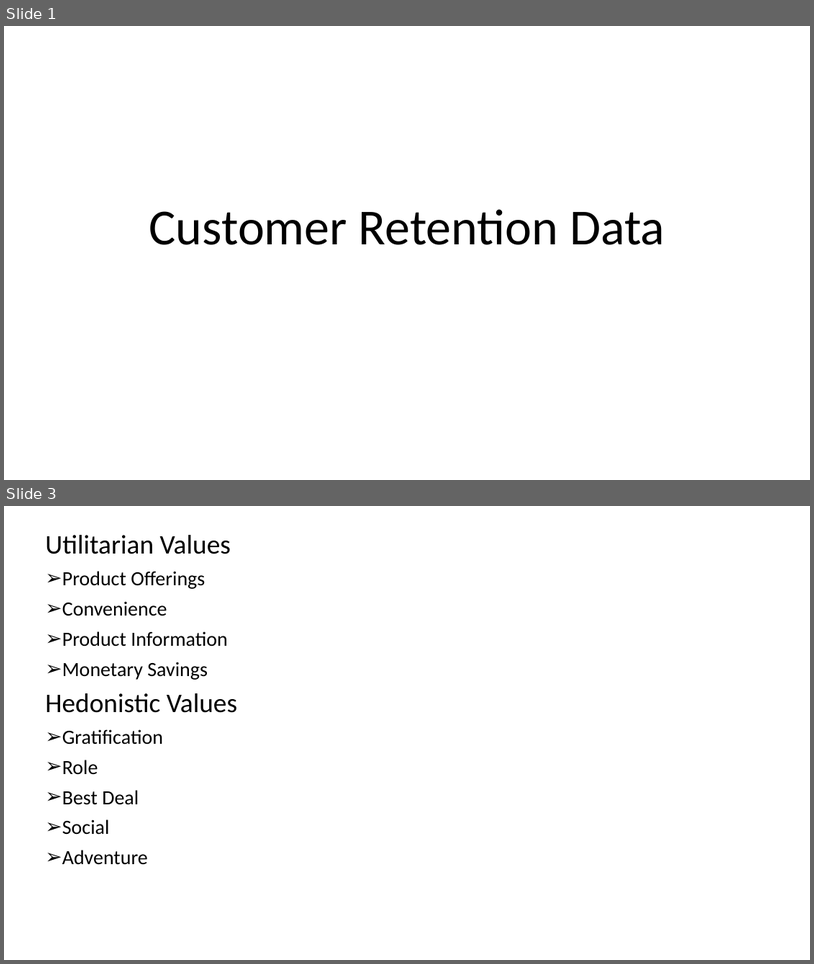
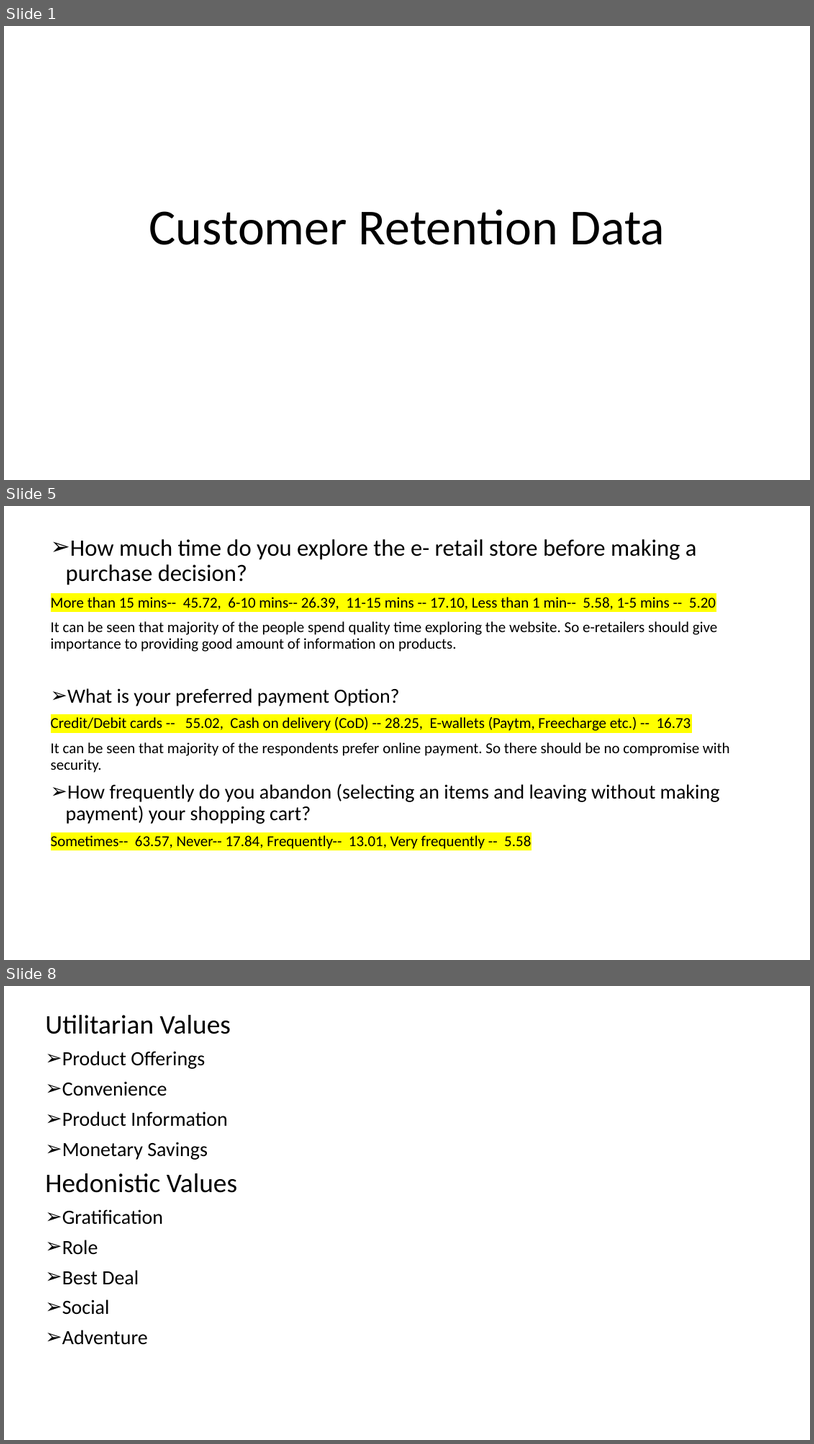
Before and after one commit to swathidamera/Internship, a slide deck: customer retention.ppt.pptx. Shown one above the other, each under a label of ours: slides 1 and 3 before the commit, slides 1, 5 and 8 after it; the slides between them are not shown. The pictures are 814x964 and 814x1444 pixels, drawn with LibreOffice and Linux fonts; fonts in the diff are those of the drawing. Boxes give left, top, right and bottom in pixels: in the first picture for what was removed or moved away, otherwise in the second. Text is boxed around its words. In the diff, an @@ line names an element or a change of style, - is before the commit and + after.

```diff
--- a/customer retention.ppt.pptx
+++ b/customer retention.ppt.pptx
@@ slide 5 added at bbox=[4, 506, 810, 960], background #FFFFFF @@
@@ text added at bbox=[51, 539, 730, 851], 18 pt, text #000000 @@
+➢ How much time do you explore the e- retail store before making a purchase decision?
+More than 15 mins-- 45.72, 6-10 mins-- 26.39, 11-15 mins -- 17.10, Less than 1 min-- 5.58, 1-5 mins -- 5.20
+It can be seen that majority of the people spend quality time exploring the website. So e-retailers should give importance to providing good amount of information on products.
+➢ What is your preferred payment Option?
+Credit/Debit cards -- 55.02, Cash on delivery (CoD) -- 28.25, E-wallets (Paytm, Freecharge etc.) -- 16.73
+It can be seen that majority of the respondents prefer online payment. So there should be no compromise with security.
+➢ How frequently do you abandon (selecting an items and leaving without making payment) your shopping cart?
+Sometimes-- 63.57, Never-- 17.84, Frequently-- 13.01, Very frequently -- 5.58
@@ what was slide 3 is now slide 8 @@
```
Also in this commit, not shown: 5 slides changed, 6 other slides added.
